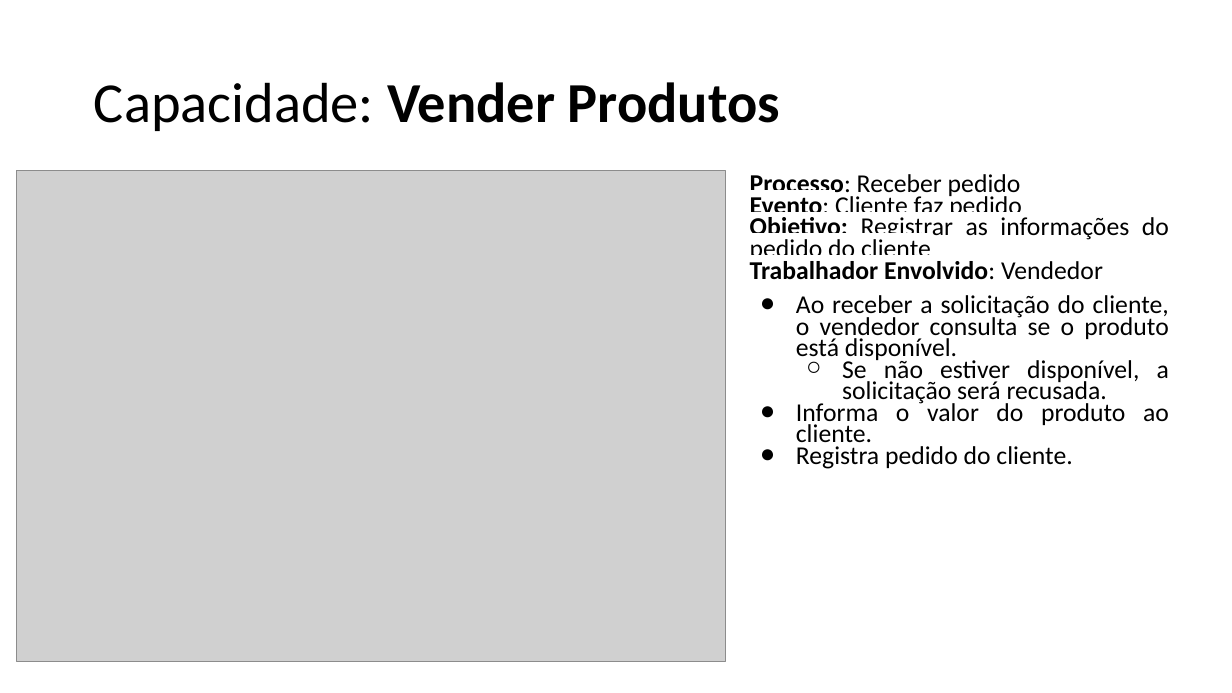
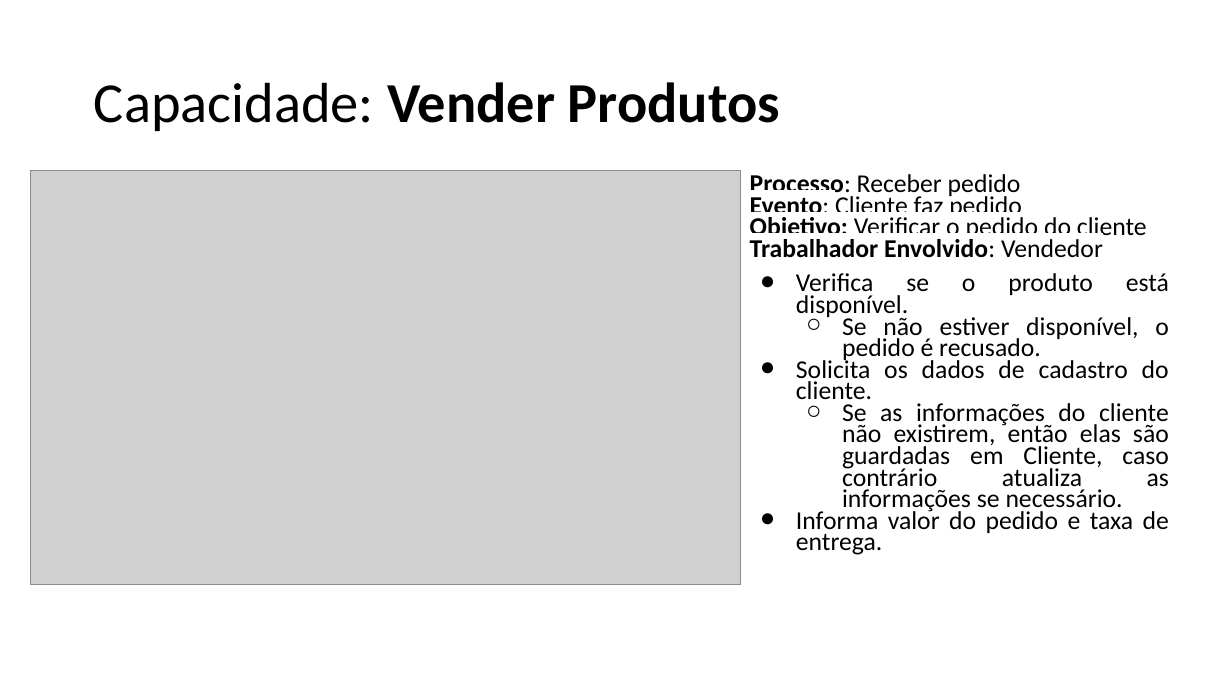
Before and after one commit to emersonsoaresdasilva/projeto-ope, a slide deck: slide 1 of 18-Descrição dos Processos de Negócio.pptx. Drawn at 1232x693 pixels with LibreOffice and Linux fonts; fonts in the diff are those of the drawing; grey boxes stand for pictures. Boxes give left, top, right and bottom in pixels: in the first picture for what was removed or moved away, otherwise in the second. Text is boxed around its words. In the diff, an @@ line names an element or a change of style, - is before the commit and + after.

```diff
--- a/18-Descrição dos Processos de Negócio.pptx
+++ b/18-Descrição dos Processos de Negócio.pptx
@@ picture: place and size @@
-picture at (17,171,726,662)
+picture at (30,171,740,585)
@@ text at (750,217,1147,241): text changed @@
-Objetivo: Registrar as informações do pedido do cliente
+Objetivo: Verificar o pedido do cliente
@@ text at (796,273,1169,555): text changed @@
-● Ao receber a solicitação do cliente, o vendedor consulta se o produto está disponível.
-  ○ Se não estiver disponível, a solicitação será recusada.
-● Informa o valor do produto ao cliente.
-● Registra pedido do cliente.
+● Verifica se o produto está disponível.
+  ○ Se não estiver disponível, o pedido é recusado.
+● Solicita os dados de cadastro do cliente.
+  ○ Se as informações do cliente não existirem, então elas são guardadas em Cliente, caso contrário atualiza as informações se necessário.
+● Informa valor do pedido e taxa de entrega.
```
Also in this commit, not shown: 18 other slides changed, 4 slides added, 10 slides removed, 49 other files.
